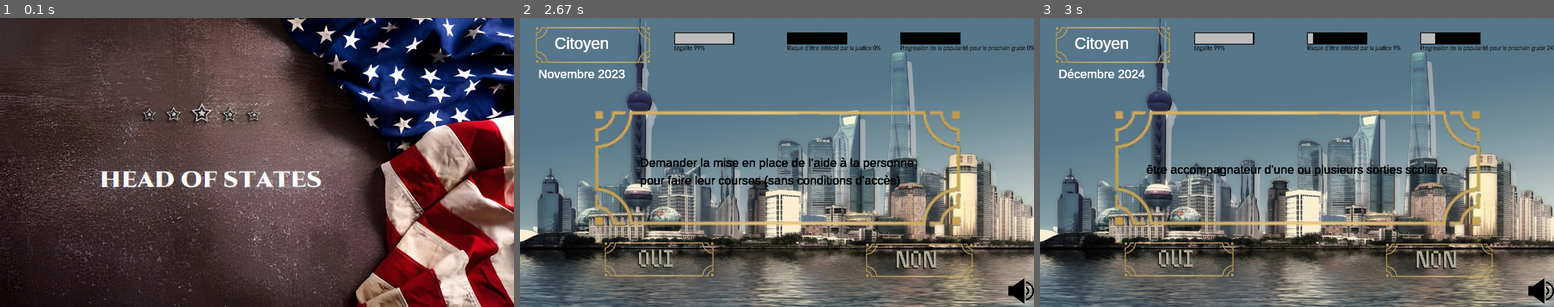
Above: before the commit, frames 1-3 (left to right).
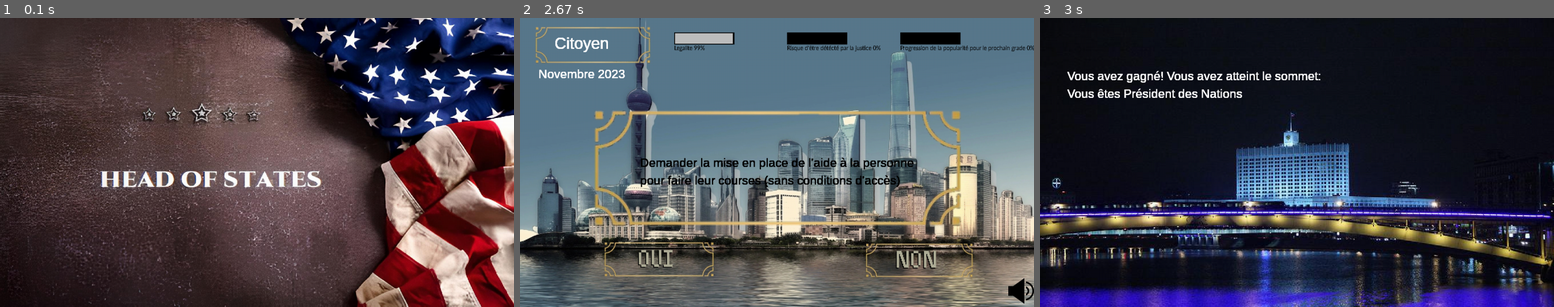
Above: after the commit, the same moments.

Repository: QuentinBubu/trophees-nsi-2022
Game: pygame game, started from main.py
The game is run twice, just before and just after one commit, with the same random seed, the same clock (stepped at 60 frames per second) and the same inputs.
Inputs (mouse positions are in pixels of both pictures, inside the frame that each line leads up to):
- Up to frame 1 (0.1 s): no input
- Up to frame 2 (2.67 s): press the mouse at (761, 113) at 1.87 s; move the mouse to (864, 191) at 1.97 s; release the mouse at (972, 272) at 2.1 s
- Up to frame 3 (3 s): click (1183, 252) at 2.72 s

Frames 1-2 are identical in both runs. In frame 3, 96% of the frame differs, in the area x 0-100%, y 0-100%.

Commit message:
Implémentation de la fin

Diff:
--- a/main.py
+++ b/main.py
@@ -6,8 +6,8 @@
 from jauges_graphiques import Jauges_graphique
 from src.screen import Screen
 from src.gestion import Gestion
-from src.utils.texts import T_FIN_DICT_VIDE, T_FIN_PRISON, T_FIN_TEMPS, T_PROLOGUE
-from src.utils.constante import FIN, FIN_DICT_VIDE, FIN_PRISON, FIN_TEMPS, GRADE, EVENT, DATE, NOIR, ROUGE
+from src.utils.texts import T_FIN_DICT_VIDE, T_FIN_GAGNE, T_FIN_PRISON, T_FIN_TEMPS, T_PROLOGUE
+from src.utils.constante import FIN, FIN_DICT_VIDE, FIN_GAGNE, FIN_PRISON, FIN_TEMPS, GRADE, EVENT, DATE, NOIR, ROUGE
 from pygameSettings import *
 from src.bouton import *
 
@@ -108,6 +108,10 @@
                                     screen.set_fond('image/justice_out.webp')
                                     arret = (True, T_FIN_PRISON, (0.3, 0.2), ROUGE)
                                     bouton.set_clicked(False)
+                                elif evenement[1] == FIN_GAGNE:
+                                    screen.set_fond('image/fin_gagne.jpg')
+                                    arret = (True, T_FIN_GAGNE, (0.3, 0.2), BLANC)
+                                    bouton.set_clicked(False)
                     for bouton in sound:
                         if bouton.is_clicked() and not arret:
                             bouton.click()
--- a/src/gestionJauges.py
+++ b/src/gestionJauges.py
@@ -2,7 +2,7 @@
 from src.popularite import Popularite
 from src.legalite import Legalite
 from src.temps import Temps
-from src.utils.constante import FIN_DICT_VIDE, FIN_PRISON, FIN_LEGALITE, FIN_TEMPS, CONTINUE
+from src.utils.constante import FIN_DICT_VIDE, FIN_GAGNE, FIN_PRISON, FIN_LEGALITE, FIN_TEMPS, CONTINUE
 
 # à tester avec les variables correspondantes
 class GestionJauges:
@@ -34,5 +34,6 @@
             return False, FIN_TEMPS
         if not self.justice.lien_justice_legalite(self.legalite):
             return False, FIN_PRISON
-        self.popularite.grade(gestion) # ATTENTION: VERIFICATION VICTOIRE
+        if not self.popularite.grade(gestion):
+            return False, FIN_GAGNE
         return True, CONTINUE
--- a/src/utils/texts.py
+++ b/src/utils/texts.py
@@ -5,7 +5,7 @@
 Il décida donc de se lancer dans sa carrière
 Vous êtes le politique!
 Bonne chance!"""
-T_FIN_GAGNE  = "Vous avez gagné!"
+T_FIN_GAGNE  = "Vous avez gagné! Vous avez atteint le sommet:\nVous êtes Président des Nations"
 T_FIN_TEMPS = "Malheureusement vous êtes décédés"
 T_FIN_PRISON = """Echec et mat
 La justice vous a rattrapée, vous allez au séchoir"""
Binary file removed: image/Utile - non usee/citoyen.jpg
Binary file removed: image/Utile - non usee/new-years-day-g6f860a120_1920.jpg
Binary file removed: image/Utile - non usee/pop_out2.webp
Renamed: image/Utile - non usee/white-house-84556__480.jpg -> image/fin_gagne.jpg
